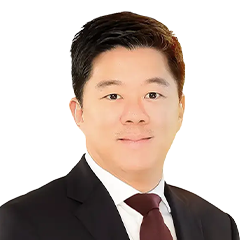
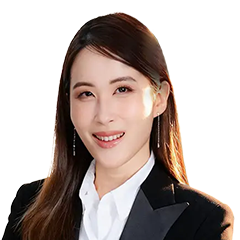
Two versions of the same layered image (240 × 240). Layer-by-layer changes:
showed "D1-มทินา-วัชรวราทร", painted on it over [1, 11, 235, 240]
hid "D1-ธนรัชต์-พสวงศ์" over [0, 11, 240, 240]
